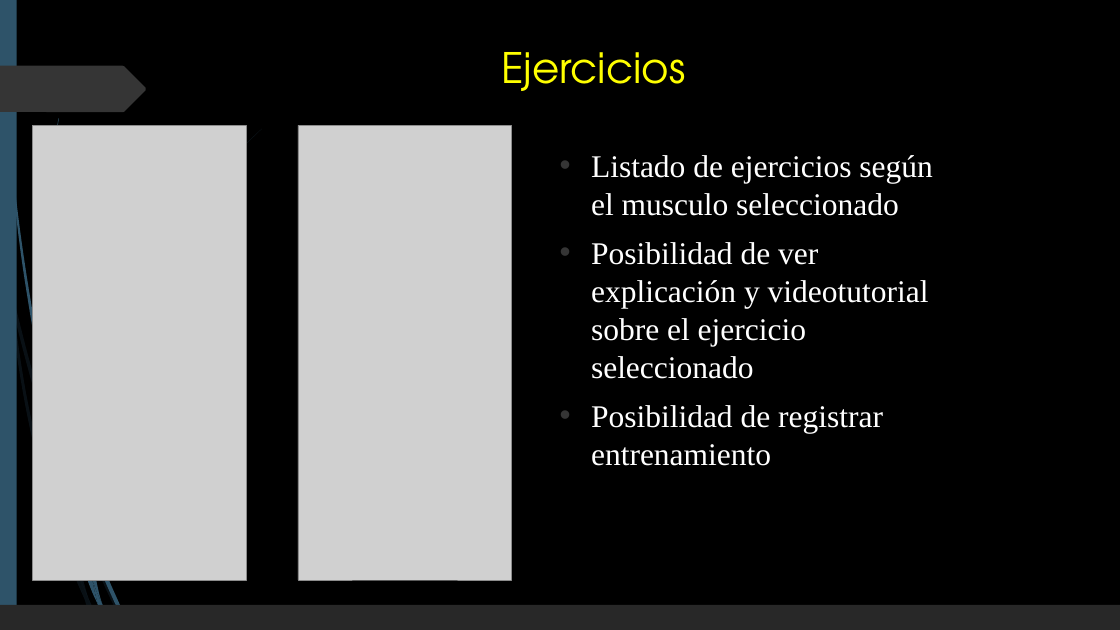
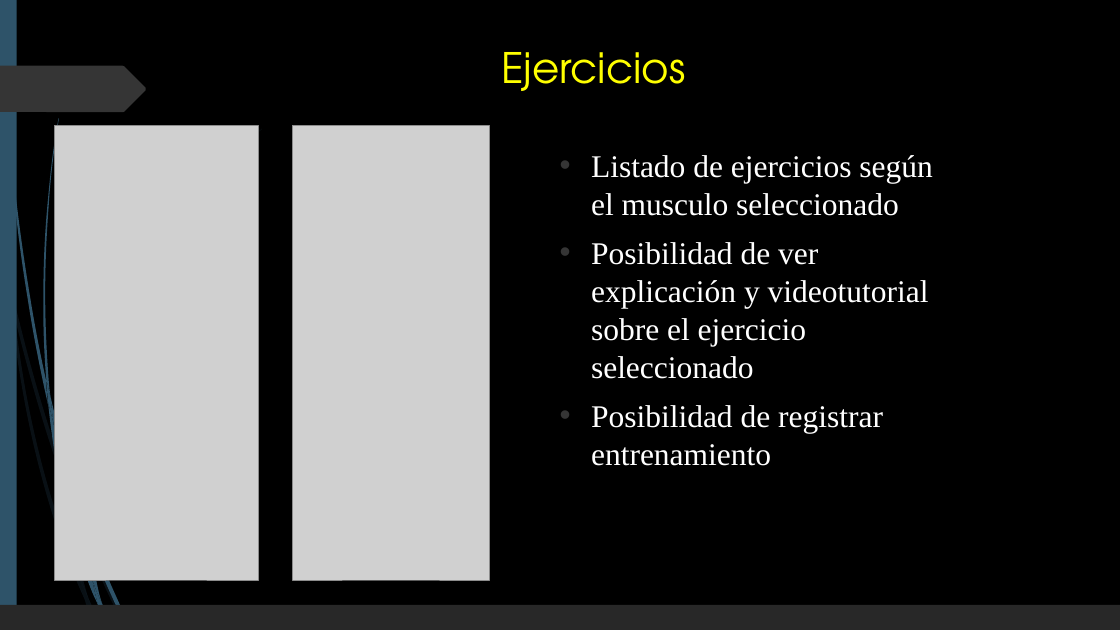
Before and after one commit to JavierRamiro8/Temple-Body, a slide deck: slide 8 of Documentacion/TEMPLE BODY.pptx (slide 6 before the commit). Drawn at 1120x630 pixels with LibreOffice and Linux fonts; fonts in the diff are those of the drawing; grey boxes stand for pictures. Boxes give left, top, right and bottom in pixels: in the first picture for what was removed or moved away, otherwise in the second. Text is boxed around its words. In the diff, an @@ line names an element or a change of style, - is before the commit and + after.

```diff
--- a/Documentacion/TEMPLE BODY.pptx
+++ b/Documentacion/TEMPLE BODY.pptx
@@ picture: place and size @@
-picture at (33, 125, 246, 581)
+picture at (55, 125, 259, 580)
@@ picture: place and size @@
-picture at (298, 125, 512, 580)
+picture at (292, 125, 489, 580)
@@ freeform shape added at (46, 377, 54, 424), fill #2E5369 @@
@@ freeform shape added at (50, 397, 89, 542), fill #2E5369 @@
```
Also in this commit, not shown: 8 other slides changed, 2 slides added, 1 other file.
